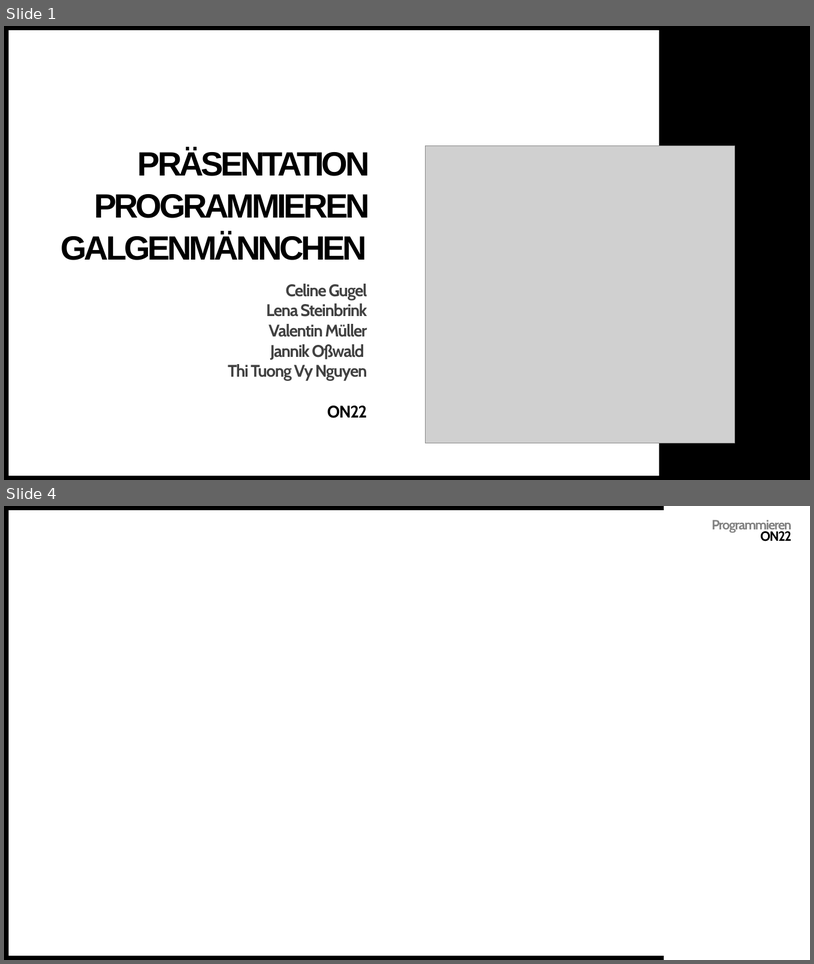
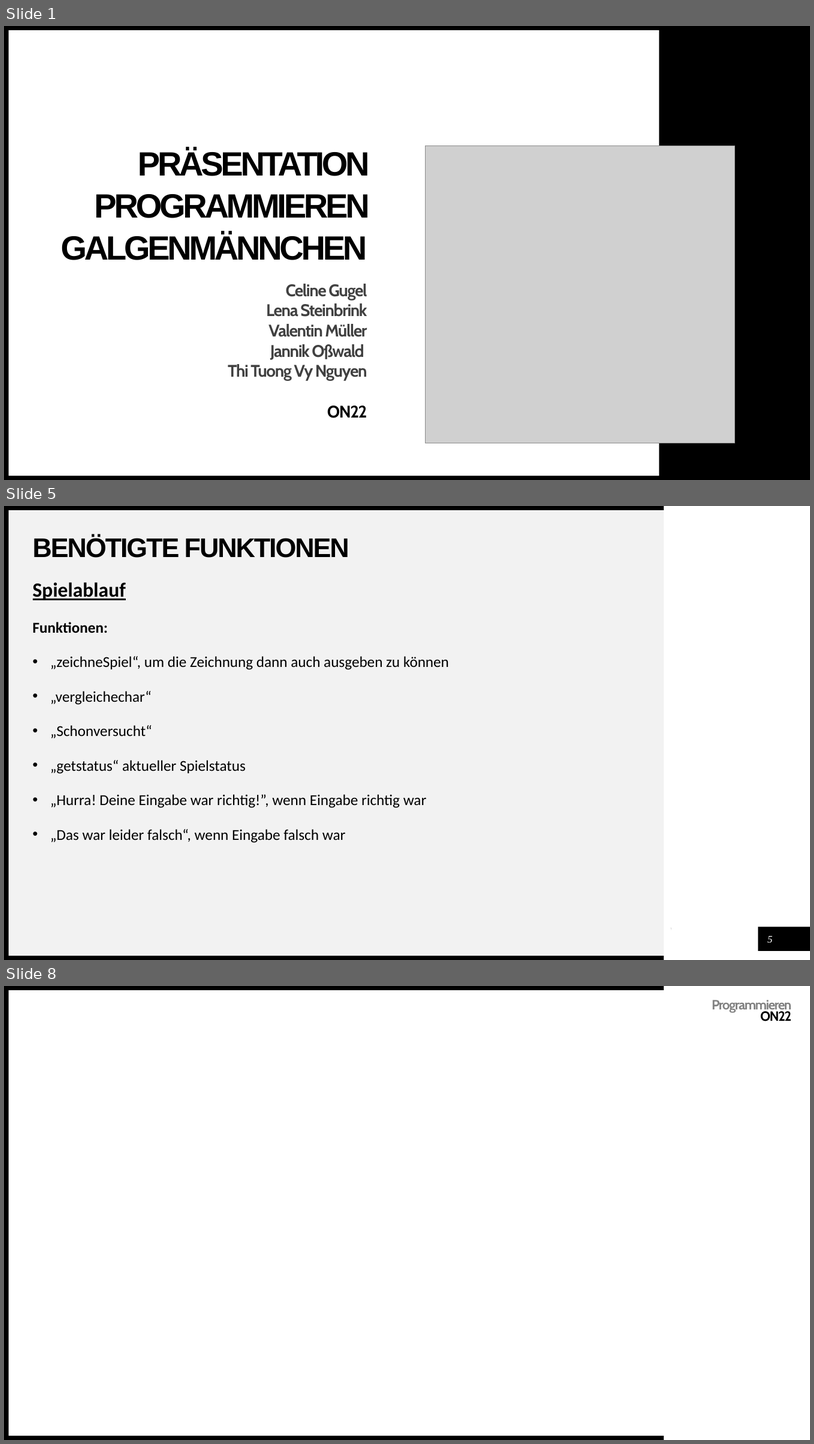
Before and after one commit to muellerValentin/programmierenON22, a slide deck: Präsentation Programmieren Galgenmännchen.pptx. Shown one above the other, each under a label of ours: slides 1 and 4 before the commit, slides 1, 5 and 8 after it; the slides between them are not shown. The pictures are 814x964 and 814x1444 pixels, drawn with LibreOffice and Linux fonts; fonts in the diff are those of the drawing; grey boxes stand for pictures. Boxes give left, top, right and bottom in pixels: in the first picture for what was removed or moved away, otherwise in the second. Text is boxed around its words. In the diff, an @@ line names an element or a change of style, - is before the commit and + after.

Commit message:
PowerPoint
Benötigte Funktionen eingefügt

```diff
--- a/Präsentation Programmieren Galgenmännchen.pptx
+++ b/Präsentation Programmieren Galgenmännchen.pptx
@@ slide 5 added at (x1=4, y1=506, x2=810, y2=960), background #FFFFFF; not listed: 3 template elements that a slide beside it also shows @@
@@ rectangle added at (x1=9, y1=510, x2=665, y2=955), fill #F2F2F2 @@
@@ title added at (x1=33, y1=536, x2=350, y2=558), 32 pt, text #000000, bold @@
+BENÖTIGTE FUNKTIONEN
@@ text added at (x1=33, y1=582, x2=449, y2=843), 18 pt, text #000000 @@
+Spielablauf
+Funktionen:
+• „zeichneSpiel“, um die Zeichnung dann auch ausgeben zu können
+• „vergleichechar“
+• „Schonversucht“
+• „getstatus“ aktueller Spielstatus
+• „Hurra! Deine Eingabe war richtig!”, wenn Eingabe richtig war
+• „Das war leider falsch“, wenn Eingabe falsch war
@@ rectangle added at (x1=671, y1=915, x2=757, y2=955), fill #FFFFFF @@
@@ text added at (x1=671, y1=928, x2=751, y2=928), 16 pt, text #808080, bold @@
+WOODGROVE BANK
@@ rectangle added at (x1=759, y1=927, x2=810, y2=951), fill #000000 @@
@@ page number added at (x1=768, y1=936, x2=773, y2=942), 12 pt, text #FFFFFF, italic @@
+5
@@ what was slide 4 is now slide 8 @@
```
Also in this commit, not shown: 1 slide changed, 4 other slides added, 1 slide removed, 1 other file.
